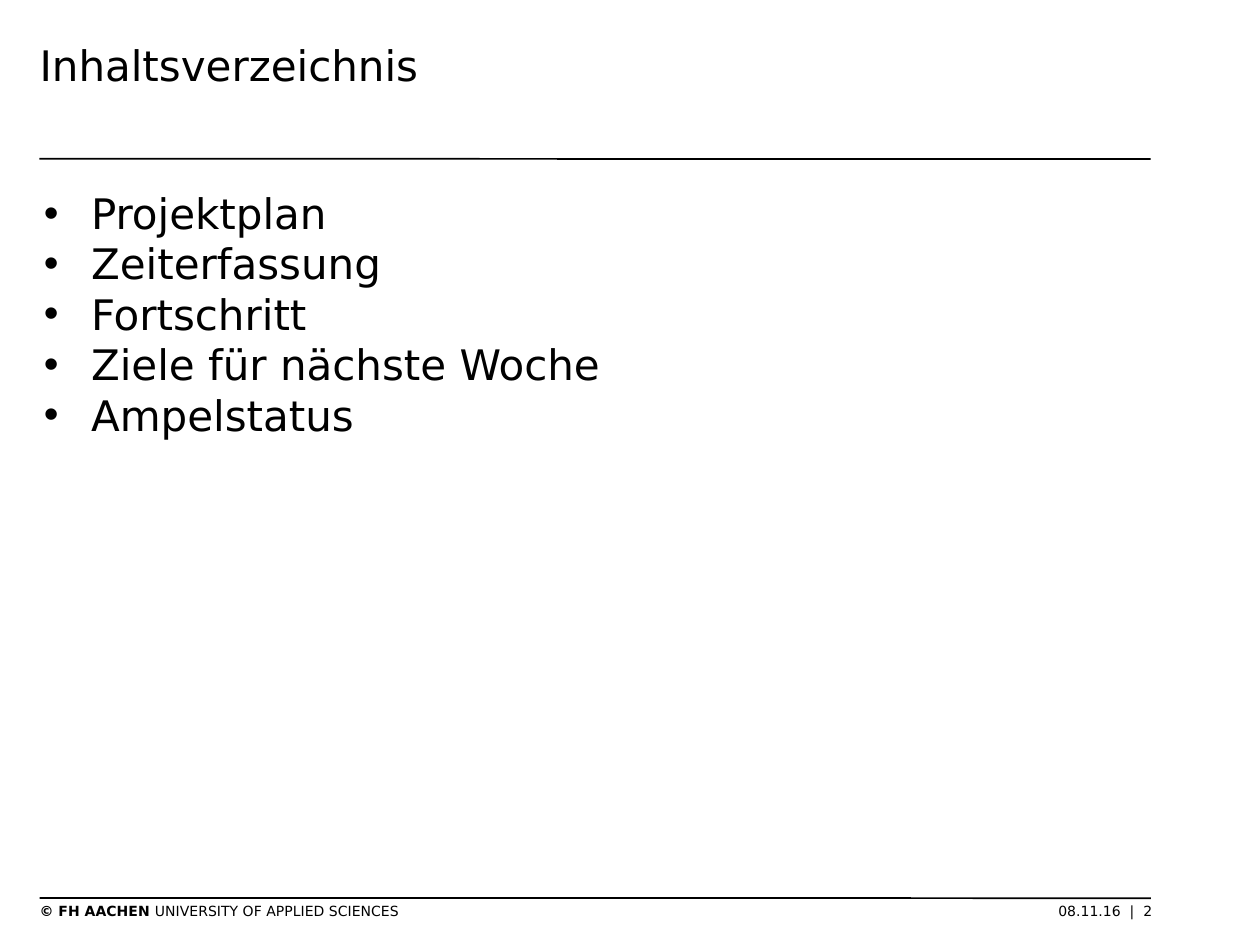
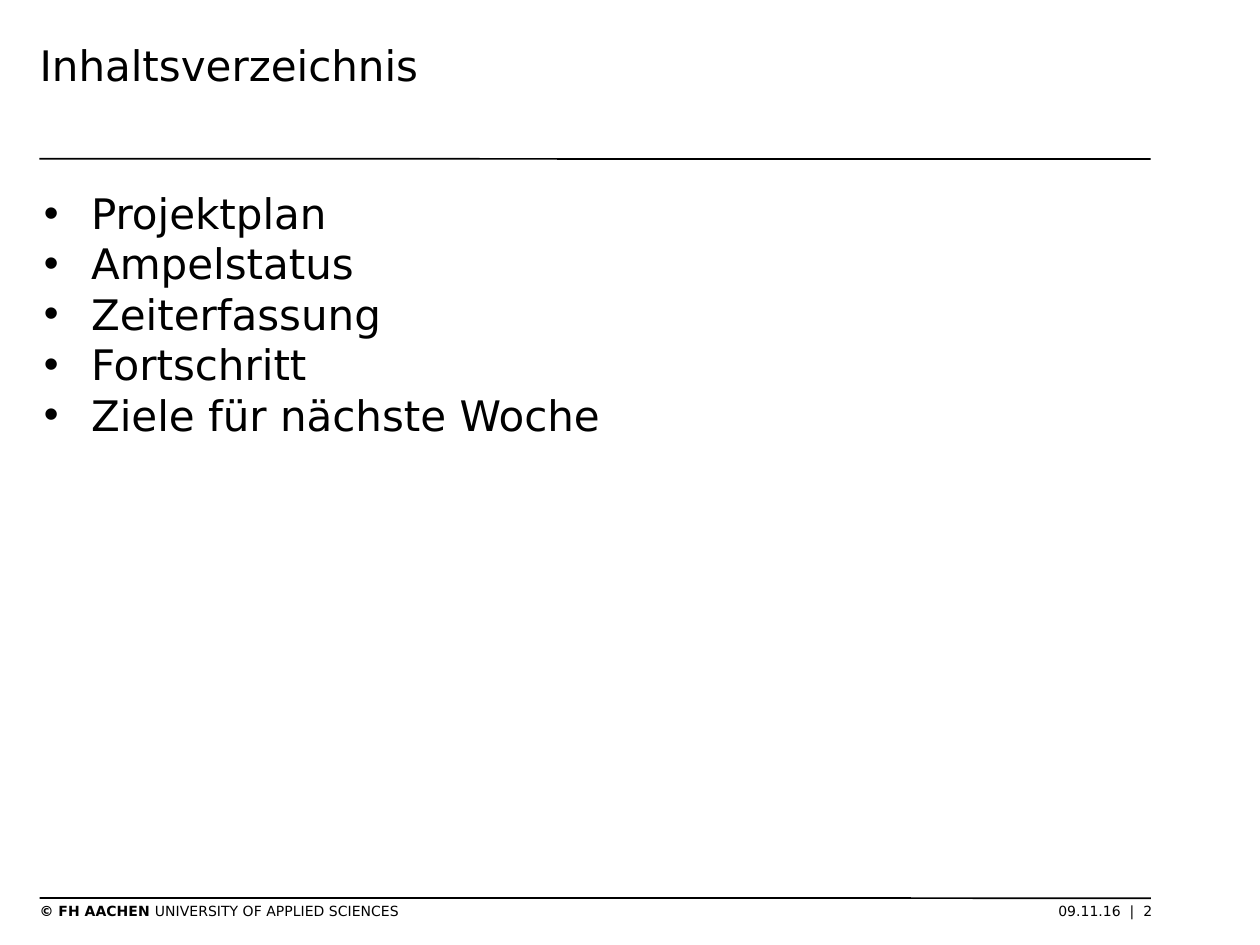
Before and after one commit to thomasgor/swe, a slide deck: slide 2 of Dokumente/Coaching/2016-11-09 Präsentation Projektmgmt.odp. Drawn at 1260x945 pixels with LibreOffice and Linux fonts; fonts in the diff are those of the drawing; background and template pictures are left out. Boxes give left, top, right and bottom in pixels: in the first picture for what was removed or moved away, otherwise in the second. Text is boxed around its words. In the diff, an @@ line names an element or a change of style, - is before the commit and + after.

```diff
--- a/Dokumente/Coaching/2016-11-09 Präsentation Projektmgmt.odp
+++ b/Dokumente/Coaching/2016-11-09 Präsentation Projektmgmt.odp
@@ text at (91,247,354,288): paragraph added @@
+• Ampelstatus
@@ text at (91,399,354,440): paragraph removed @@
-• Ampelstatus
@@ text at (58,905,1152,917): text changed @@
-© FH AACHEN UNIVERSITY OF APPLIED SCIENCES 08.11.16 | 2
+© FH AACHEN UNIVERSITY OF APPLIED SCIENCES 09.11.16 | 2
```
Also in this commit, not shown: 1 slide added, 1 slide removed.
